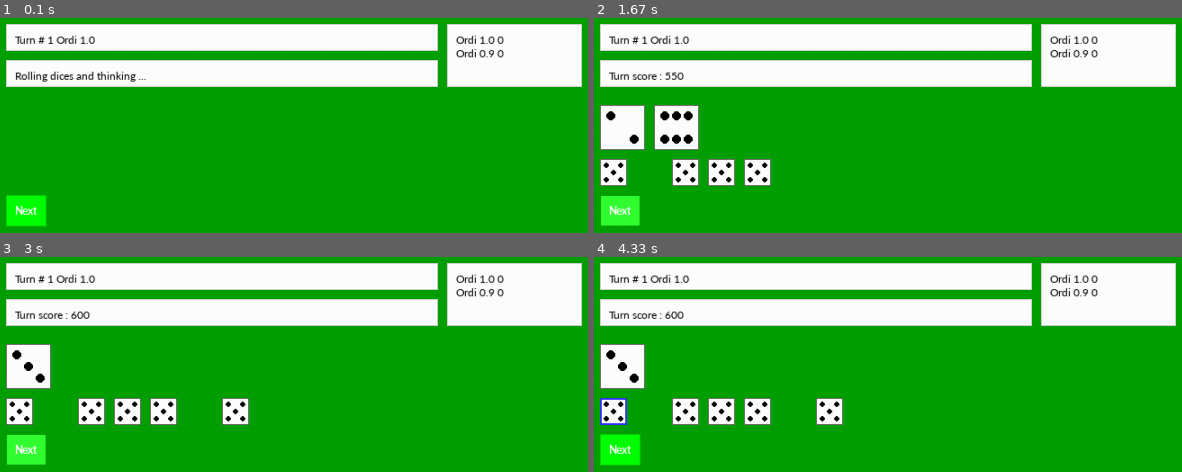
Above: before the commit, frames 1-4 (two rows, left to right).
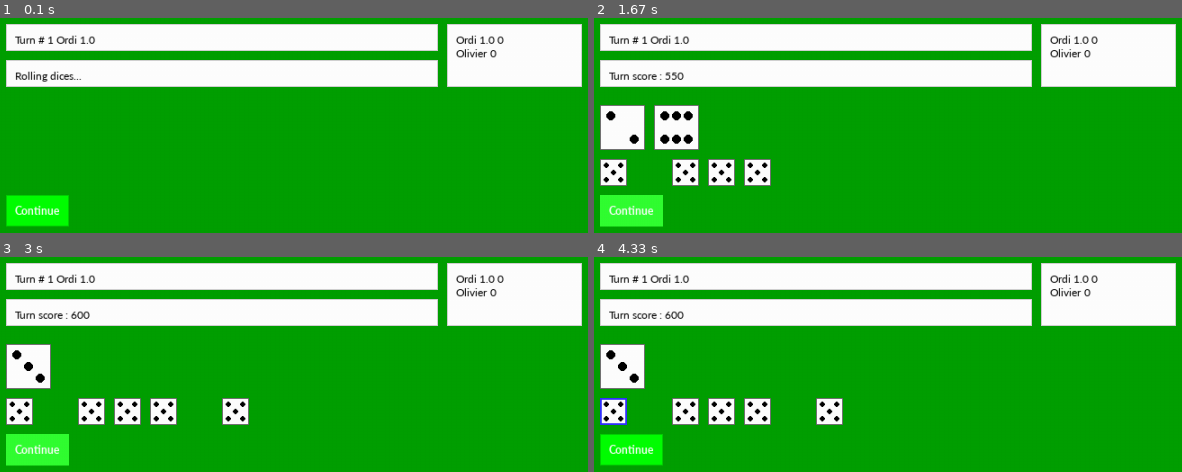
Above: after the commit, the same moments.

Repository: OlivierIrac/experiments
Game: pygame game, started from FarkleDiceGame/pygameMain.py
Same seed, same stepped clock (60 frames per second), same inputs: the game is played once before the commit and once after it.
Inputs (mouse positions are in pixels of both pictures, inside the frame that each line leads up to):
- Up to frame 1 (0.1 s): no input
- Up to frame 2 (1.67 s): click (629, 209) at 0.38 s, where only the run after the commit has a clickable "Continue"; click (629, 209) at 0.72 s, where only the run after the commit has a clickable "Continue"; press the mouse at (629, 209) at 1.03 s; move the mouse to (outside the picture) at 1.13 s; release the mouse at (outside the picture) at 1.27 s; click (629, 209) at 1.38 s, where only the run after the commit has a clickable "Continue"
- Up to frame 3 (3 s): press the mouse at (223, 312) at 1.7 s; move the mouse to (outside the picture) at 1.8 s; release the mouse at (outside the picture) at 1.93 s; click (35, 448) at 2.05 s, where only the run after the commit has a clickable "Continue"; press the mouse at (88, 411) at 2.37 s; move the mouse to (123, 383) at 2.47 s; release the mouse at (152, 355) at 2.6 s; click (35, 448) at 2.72 s, where only the run after the commit has a clickable "Continue"
- Up to frame 4 (4.33 s): click (outside the picture) at 3.05 s; click (611, 411) at 3.38 s; press the mouse at (1105, 293) at 3.7 s; move the mouse to (outside the picture) at 3.8 s; release the mouse at (outside the picture) at 3.93 s

The runs differ from the first frame. In frame 1, 1.1% of the frame differs, in the area x 2-86%, y 14-97%; in frame 2, 1.0%; in frame 3, 1.0%; in frame 4, 0.9%.

Commit message:
Started implementation of human player UI

Diff:
--- a/FarkleDiceGame/pygameMain.py
+++ b/FarkleDiceGame/pygameMain.py
@@ -16,39 +16,9 @@
     # game.addPlayer("Louis", "human")
     # game.addPlayer("Olivier", "human")
     game.addComputerPlayer("Ordi 1.0")
-    game.addComputerPlayer("Ordi 0.9", 0.9)
+    # game.addComputerPlayer("Ordi 0.9", 0.9)
+    game.addHumanPlayer("Olivier", UI.decideNextMoveUI, UI.wantToFollowUpUI)
     game.play()
-
-
-def decideNextMoveUI(diceRoll):
-    # console UI for human player decide next move
-    diceKept = []
-    done = False
-    keepPlaying = True
-    msg = "Dice roll:" + str(diceRoll)
-    cprint(msg, 'white', 'on_green')
-    print("(1-6, empty to end & continue, anykey for end & stop turn)")
-    while(not done):
-        dice = input("?")
-        if (dice in ['1', '2', '3', '4', '5', '6']):
-            diceKept.append(int(dice))
-        elif (dice != ''):
-            done = True
-            keepPlaying = False
-        else:
-            done = True
-    return (keepPlaying, diceKept)
-
-
-def wantToFollowUpUI(score, nbDices):
-    # console UI for human player want to follow up
-    msg = "Do you want to follow-up on " + \
-        str(score) + " points with " + str(nbDices) + " dices? (y/n)"
-    key = input(msg)
-    if(key == "y"):
-        return True
-    else:
-        return False
 
 
 class FarklePygameUI:
@@ -61,6 +31,9 @@
         self.animationTime = 300
         self.thinkTime = 400  # Animation pause time after dice roll for computer to "think"
         self.diceRoll = []
+        self.game = 0
+        self.currentPlayer = 0
+        self.keepPlaying = False
 
         # Create The Backgound
         self.background = pygame.Surface(self.screen.get_size())
@@ -95,18 +68,23 @@
         self.turnDiceKeptUI = DiceRollUI([], 10, 30, (10, 160), self.screen)
         self.UIObjects.append(self.turnDiceKeptUI)
 
-        self.buttonStopTurn = ButtonUI("Next", pygame.Color(
+        self.buttonContinue = ButtonUI("Continue", pygame.Color(
             'white'), pygame.Color('green'), 0, 0, (10, 200), self.screen)
-        self.UIObjects.append(self.buttonStopTurn)
+        self.UIObjects.append(self.buttonContinue)
+
+        self.buttonStop = ButtonUI("Stop", pygame.Color(
+            'white'), pygame.Color('red'), 0, 0, (100, 200), self.screen)
+        self.UIObjects.append(self.buttonStop)
+        self.buttonStop.hide()
 
         # load sounds
         self.keepDiceSound = pygame.mixer.Sound("334764__dneproman__ma-sfx-8bit-tech-gui-9.wav")
-        self.badSound = pygame.mixer.Sound("382310__myfox14__game-over-arcade.wav")
-        self.goodSound = pygame.mixer.Sound("368691__fartbiscuit1700__8-bit-arcade-video-game-start-sound-effect-gun-reload-and-jump.wav")
-
-
-    def startDiceAnimation(self, msg, sound=False):
-        self.diceRollUI.update(self.diceRoll, pygame.Color('white'), False, self.animationTime)
+        self.badSound = pygame.mixer.Sound("43697__notchfilter__game-over02.wav")
+        self.goodSound = pygame.mixer.Sound("345299__scrampunk__okay.wav")
+        self.diceSound = pygame.mixer.Sound("276534__kwahmah-02__cokecan17.wav")
+
+    def startDiceAnimation(self, msg, sound=False, selectable=False):
+        self.diceRollUI.update(self.diceRoll, pygame.Color('white'), selectable, self.animationTime)
         self.diceRollAnimationEvent = self.diceRollUI.startAnimation()
         self.diceKeptAnimationStep = 0
         self.dicesKeptAnimation = list(self.turnDiceKept)
@@ -115,7 +93,7 @@
                               self.animationTime * len(self.diceRoll) + self.thinkTime)
         self.endAnimationMsg = msg
         self.endAnimationSound = sound
-        self.turnInfoBox.update("Rolling dices and thinking ...")
+        self.turnInfoBox.update("Rolling dices...")
 
     def completeDiceAnimation(self):
         # fast forward all on-going animations
@@ -133,9 +111,31 @@
         pygame.time.set_timer(self.diceKeptUpdateEvent, 0)
         self.diceAnimationRunning = False
 
+    def decideNextMoveUI(self, diceRoll):
+        # console UI for human player decide next move
+        self.diceRoll = diceRoll
+        self.startDiceAnimation("Select dices", 0, True)
+        self.dicesKept = []
+        self.buttonStop.show()
+        self.UIMainLoop(False)
+        return(self.keepPlaying, self.dicesKept)
+        self.buttonStop.hide()
+
+    def wantToFollowUpUI(self, score, nbDices):
+        # console UI for human player want to follow up
+        msg = "Do you want to follow-up on " + \
+            str(score) + " points with " + str(nbDices) + " dices? (y/n)"
+        key = input(msg)
+        if(key == "y"):
+            return True
+        else:
+            return False
+
     def updatePygameUI(self, game, gameEvent, currentPlayer=0, diceRoll=[], dicesKept=[], nbDicesToThrow=0):
         self.dicesKept = dicesKept
         self.diceRoll = diceRoll
+        self.game = game
+        self.currentPlayer = currentPlayer
 
         # update score box
         msg = ""
@@ -192,6 +192,10 @@
             self.startDiceAnimation(msg)
         else:
             print("Invalid game event")
+
+        self.UIMainLoop(done)
+
+    def UIMainLoop(self, done):
         while(not done):
             # draw UI
             self.screen.blit(self.background, (0, 0))
@@ -204,10 +208,15 @@
             for UIObject in self.UIObjects:
                 objectEvent = UIObject.handleEvent(event)
                 if(objectEvent):
-                    if(UIObject == self.buttonStopTurn and objectEvent == "buttonPressed"):
+                    if(objectEvent == "buttonPressed"):
                         if(self.diceAnimationRunning):
                             self.completeDiceAnimation()
                         else:
+                            self.dicesKept = self.diceRollUI.getDiceSelection()
+                            if(UIObject == self.buttonContinue):
+                                self.keepPlaying = True
+                            elif(UIObject == self.buttonStop):
+                                self.keepPlaying = False
                             done = True
 
             if(event.type == pygame.QUIT or (event.type == pygame.KEYDOWN and event.key == pygame.K_ESCAPE)):
@@ -223,6 +232,7 @@
             # process animation timer events
             if(event.type == self.diceRollAnimationEvent):
                 # Animate dice roll throw
+                self.diceSound.play()
                 self.diceRollUI.updateAnimation()
 
             if(event.type == self.diceKeptUpdateEvent):
@@ -231,12 +241,11 @@
                     if (self.diceKeptAnimationStep >= len(self.dicesKept)):
                         # reached the end of animation
                         self.turnInfoBox.update(self.endAnimationMsg)
-                        self.turnDiceKept = list(game.players[currentPlayer].turnDicesKept)
+                        self.turnDiceKept = list(self.game.players[self.currentPlayer].turnDicesKept)
                         self.turnDiceKeptUI.update(self.turnDiceKept)
                         self.stopDiceAnimation()
                         if(self.endAnimationSound):
                             self.endAnimationSound.play()
-                        # done = True
                     else:
                         # remove one by one, dices kept from dice roll
                         self.diceRoll.remove(self.dicesKept[self.diceKeptAnimationStep])
--- a/FarkleDiceGame/pygameUI.py
+++ b/FarkleDiceGame/pygameUI.py
@@ -44,6 +44,7 @@
         self.height = height
         self.position = position
         self.surface = surface
+        self.isShown = True
 
     def isMouseInside(self):
         mx, my = pygame.mouse.get_pos()
@@ -59,9 +60,16 @@
     def handleEvent(self, event):
         raise NotImplementedError()  # pure virtual
 
+    def show(self):
+        self.isShown = True
+
+    def hide(self):
+        self.isShown = False
+
 
 class ButtonUI(UIObject):
     def __init__(self, text, textColor, color, width, height, position, surface):
+        super().__init__(width, height, position, surface)
         self.heightMargin = 10
         self.widthMargin = 10
         if(height == 0):
@@ -71,34 +79,33 @@
         self.height = self.font.size(text)[1] + 2 * self.heightMargin
         if(width == 0):
             self.width = self.font.size(text)[0] + 2 * self.widthMargin
-        self.position = position
-        self.surface = surface
         self.text = text
         self.textColor = textColor
         self.backgroundColor = color
         self.backgroundHoverColor = highlight(color)
         self.borderColor = darken(color)
-        self.borderHoverColor = darken(self.borderColor)
+        self.borderHoverColor = highlight(self.borderColor)
         self.borderThickness = 1
 
     def handleEvent(self, event):
-        if (event.type == pygame.MOUSEBUTTONUP and event.button == 1):
+        if(self.isShown and event.type == pygame.MOUSEBUTTONUP and event.button == 1):
             if (self.isMouseInside()):
                 return "buttonPressed"
 
     def draw(self):
-        rect = (self.position[0], self.position[1], self.width, self.height)
-        if (self.isMouseInside()):
-            pygame.draw.rect(self.surface, self.backgroundHoverColor, pygame.Rect(rect))
-            pygame.draw.rect(self.surface, self.borderHoverColor,
-                             pygame.Rect(rect), self.borderThickness)
-        else:
-            pygame.draw.rect(self.surface, self.backgroundColor, pygame.Rect(rect))
-            pygame.draw.rect(self.surface, self.borderColor,
-                             pygame.Rect(rect), self.borderThickness)
-
-        blit_text(self.surface, self.text, (self.position[0] + self.widthMargin,
-                                            self.position[1] + self.heightMargin), self.font, self.textColor)
+        if(self.isShown):
+            rect = (self.position[0], self.position[1], self.width, self.height)
+            if (self.isMouseInside()):
+                pygame.draw.rect(self.surface, self.backgroundHoverColor, pygame.Rect(rect))
+                pygame.draw.rect(self.surface, self.borderHoverColor,
+                                 pygame.Rect(rect), self.borderThickness)
+            else:
+                pygame.draw.rect(self.surface, self.backgroundColor, pygame.Rect(rect))
+                pygame.draw.rect(self.surface, self.borderColor,
+                                 pygame.Rect(rect), self.borderThickness)
+
+            blit_text(self.surface, self.text, (self.position[0] + self.widthMargin,
+                                                self.position[1] + self.heightMargin), self.font, self.textColor)
 
     def update(self, text):
         self.text = text
@@ -106,13 +113,10 @@
 
 class MsgBoxUI(UIObject):
     def __init__(self, text, textColor, color, width, height, fontSize, position, surface):
+        super().__init__(width, height, position, surface)
         self.font = pygame.font.SysFont(font[0], font[1])
         self.leftMargin = 10
         self.topMargin = 10
-        self.height = height
-        self.width = width
-        self.position = position
-        self.surface = surface
         self.text = text
         self.textColor = textColor
         self.backgroundColor = color
